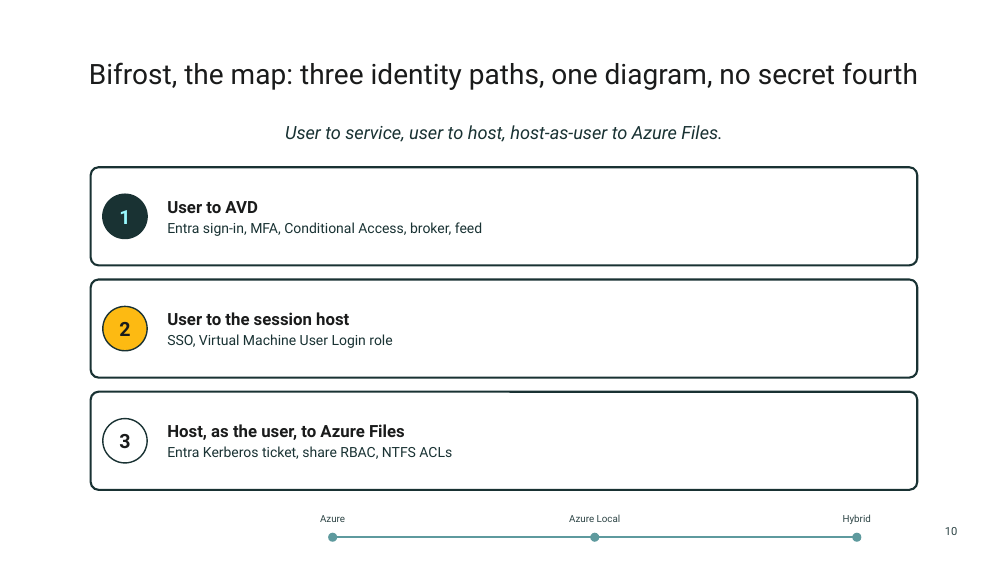
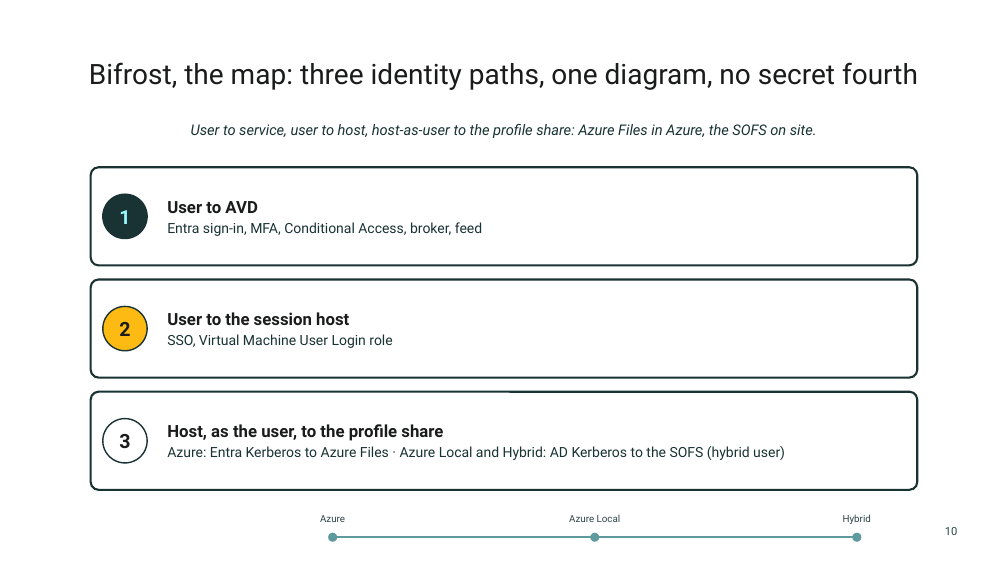
Before and after one commit to thisismydemo/nic2026_avd, a slide deck: slide 10 of presentation/AVD_Anywhere_NIC2026.pptx. Drawn at 1008x567 pixels with LibreOffice and Linux fonts; fonts in the diff are those of the drawing; background and template pictures are left out. Boxes give left, top, right and bottom in pixels: in the first picture for what was removed or moved away, otherwise in the second. Text is boxed around its words. In the diff, an @@ line names an element or a change of style, - is before the commit and + after.

```diff
--- a/presentation/AVD_Anywhere_NIC2026.pptx
+++ b/presentation/AVD_Anywhere_NIC2026.pptx
@@ text at [191,124,817,138]: text changed; size 13 to 10.5 pt @@
-User to service, user to host, host-as-user to Azure Files.
+User to service, user to host, host-as-user to the profile share: Azure Files in Azure, the SOFS on site.
@@ text at [167,424,785,460]: text changed @@
-Host, as the user, to Azure Files
-Entra Kerberos ticket, share RBAC, NTFS ACLs
+Host, as the user, to the profile share
+Azure: Entra Kerberos to Azure Files · Azure Local and Hybrid: AD Kerberos to the SOFS (hybrid user)
```
Also in this commit, not shown: 18 other slides changed, 1 slide added, 16 other files.
